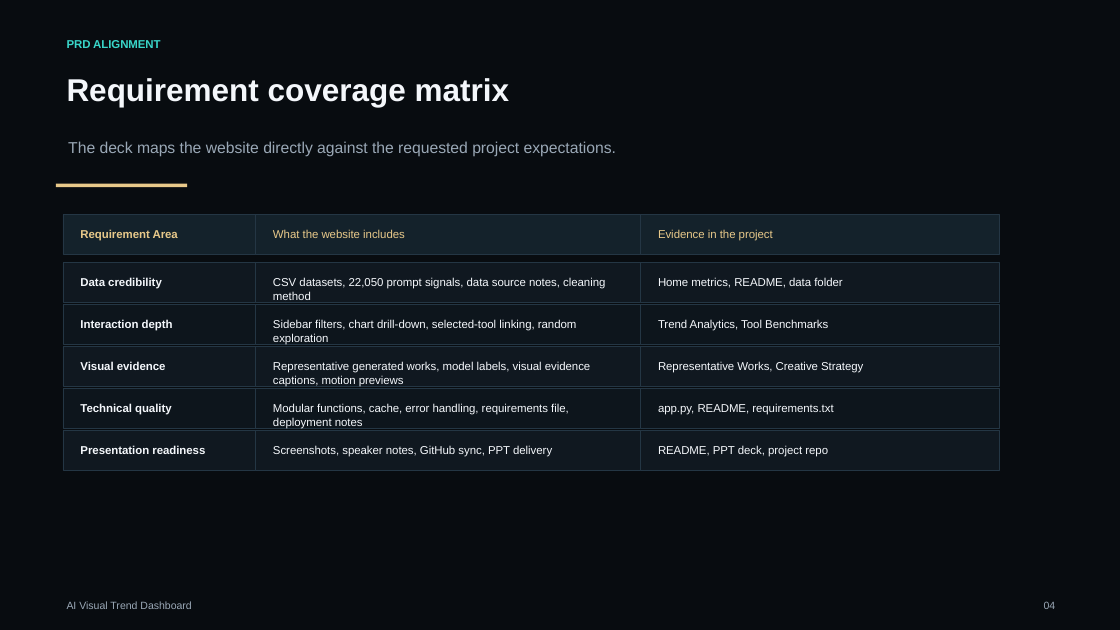
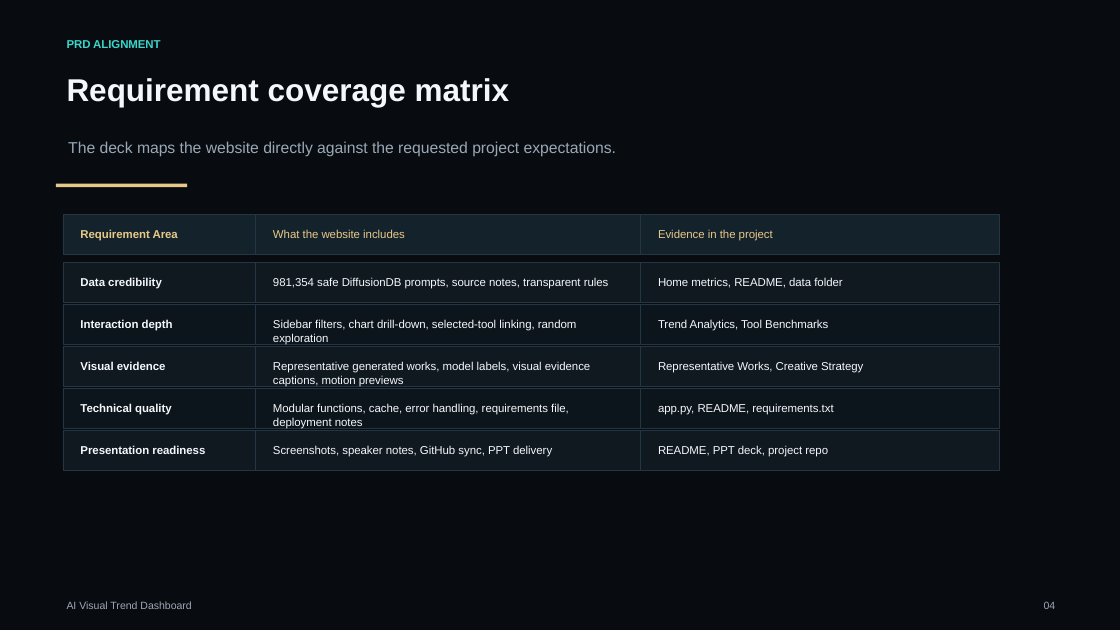
Before and after one commit to hedan-skku/ai-visual-trend-dashboard, a slide deck: slide 4 of AI_Visual_Trend_Dashboard_Presentation.pptx. Drawn at 1120x630 pixels with LibreOffice and Linux fonts; fonts in the diff are those of the drawing. Boxes give left, top, right and bottom in pixels: in the first picture for what was removed or moved away, otherwise in the second. Text is boxed around its words. In the diff, an @@ line names an element or a change of style, - is before the commit and + after.

Commit message:
Replace dashboard sample data with real DiffusionDB statistics

```diff
--- a/AI_Visual_Trend_Dashboard_Presentation.pptx
+++ b/AI_Visual_Trend_Dashboard_Presentation.pptx
@@ text at box(273, 278, 609, 289): text changed @@
-CSV datasets, 22,050 prompt signals, data source notes, cleaning method
+981,354 safe DiffusionDB prompts, source notes, transparent rules
```
Also in this commit, not shown: 7 other slides changed, 1 slide added, 1 slide removed, 19 other files.
